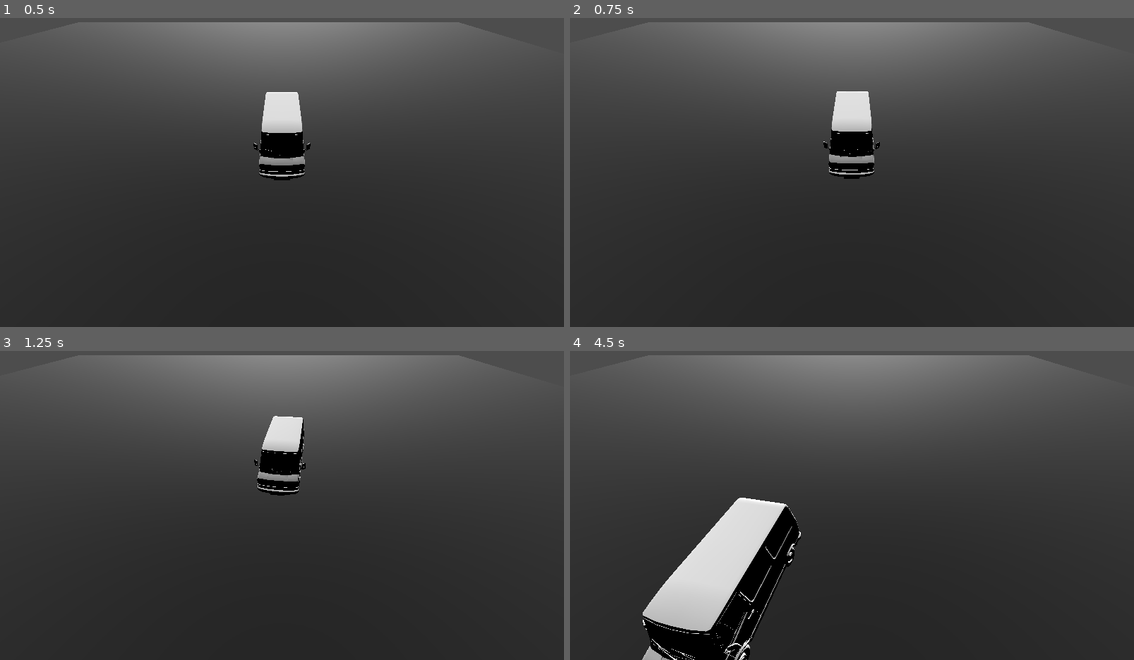
Above: before the commit, frames 1-4 (two rows, left to right).
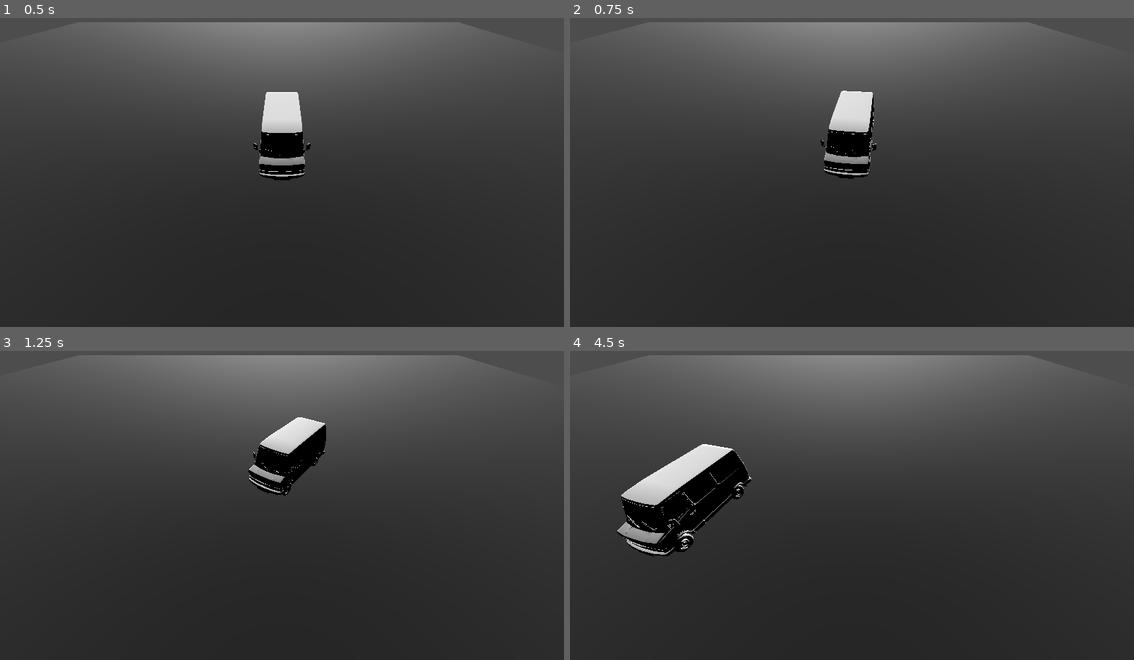
Above: after the commit, the same moments.

Repository: lokasc/SpeedDating
Game: Godot game, scene res://main.tscn
Same seed, same stepped clock (60 frames per second), same inputs: the game is played once before the commit and once after it.
Inputs:
- Up to frame 1 (0.5 s): no input
- Up to frame 2 (0.75 s): tap Enter at 0.5 s; hold D (right) from 0.53 s (still down); hold S (break) from 0.53 s (still down)
- Up to frame 3 (1.25 s): keep holding D (right); keep holding S (break)
- Up to frame 4 (4.5 s): release D (right) at 1.28 s; release S (break) at 1.28 s; hold A (left) 1.28-2.03 s; tap S (break) at 1.35, 2.85, 4.35 s; hold D (right) 2.03-2.78 s; hold S (break) 2.03-2.78 s; hold W (accelerate) 2.78-3.53 s; hold S (break) 3.53-4.28 s; hold A (left) from 3.53 s (still down)

Frame 1 is identical in both runs. In frame 2, 0.4% of the frame differs, in the area x 44-55%, y 23-53%; in frame 3, 1.2%; in frame 4, 14%, in the area x 8-41%, y 30-100%.

Commit message:
added accelerated turn

Diff:
--- a/player.gd
+++ b/player.gd
@@ -38,7 +38,7 @@
 	# turning
 	if turn_dir != 0:
 		current_turn_speed += turn_accel * delta
-		clampf(current_turn_speed, start_turn_speed, max_turn_speed)
+		current_turn_speed = clampf(current_turn_speed, start_turn_speed, max_turn_speed)
 		current_turn_angle = -turn_dir * delta * current_turn_speed
 		# clampf(current_turn_angle, -max_turn_angle, max_turn_angle)
 		rotate_y(current_turn_angle)
--- a/player.tscn
+++ b/player.tscn
@@ -8,6 +8,7 @@
 
 [node name="Player" type="CharacterBody3D" unique_id=832478151]
 script = ExtResource("1_onrkg")
+turn_accel = 1.0
 
 [node name="CollisionShape3D" type="CollisionShape3D" parent="." unique_id=932531669]
 transform = Transform3D(1, 0, 0, 0, 1, 0, 0, 0, 1, 0.10913086, 0.2965088, -0.18865967)
